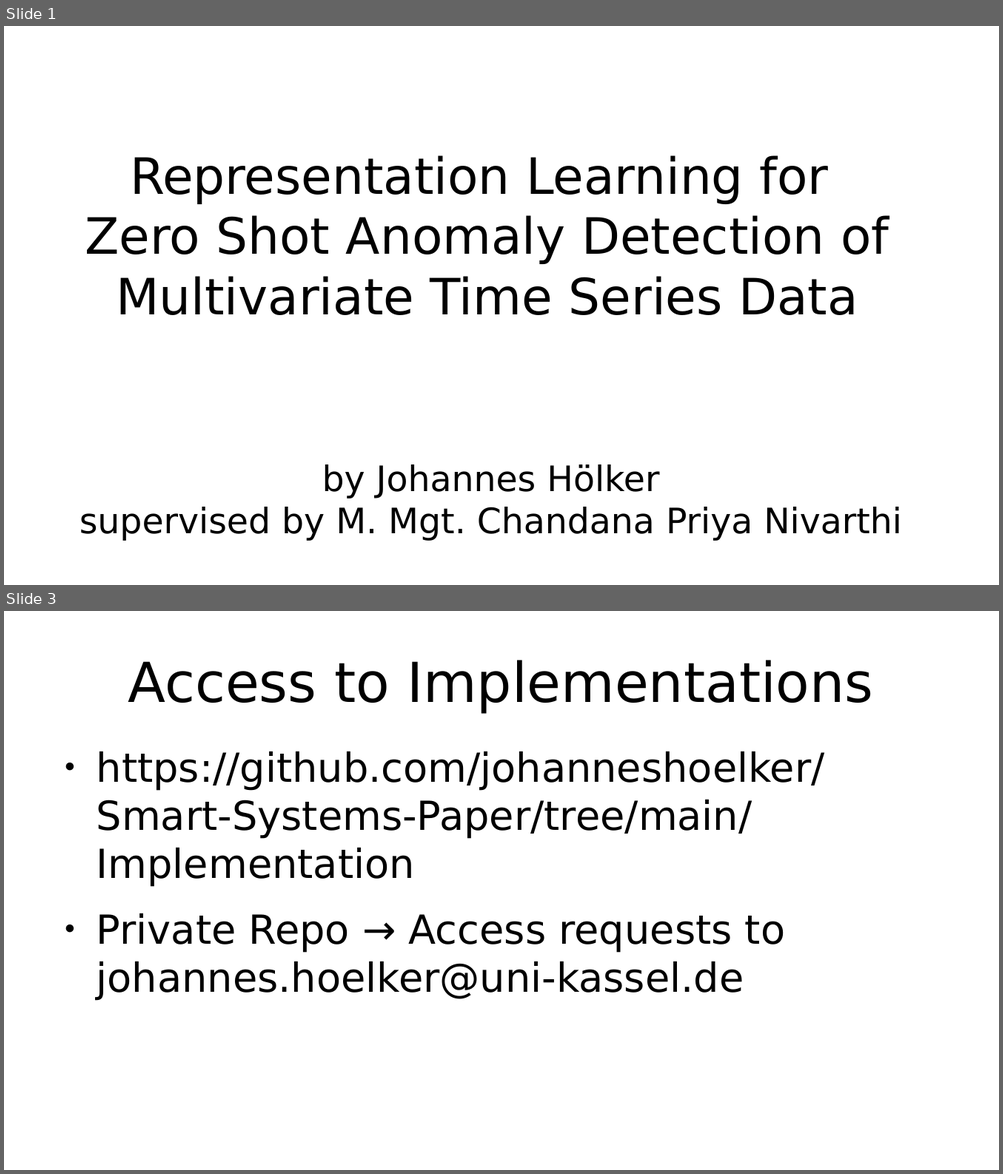
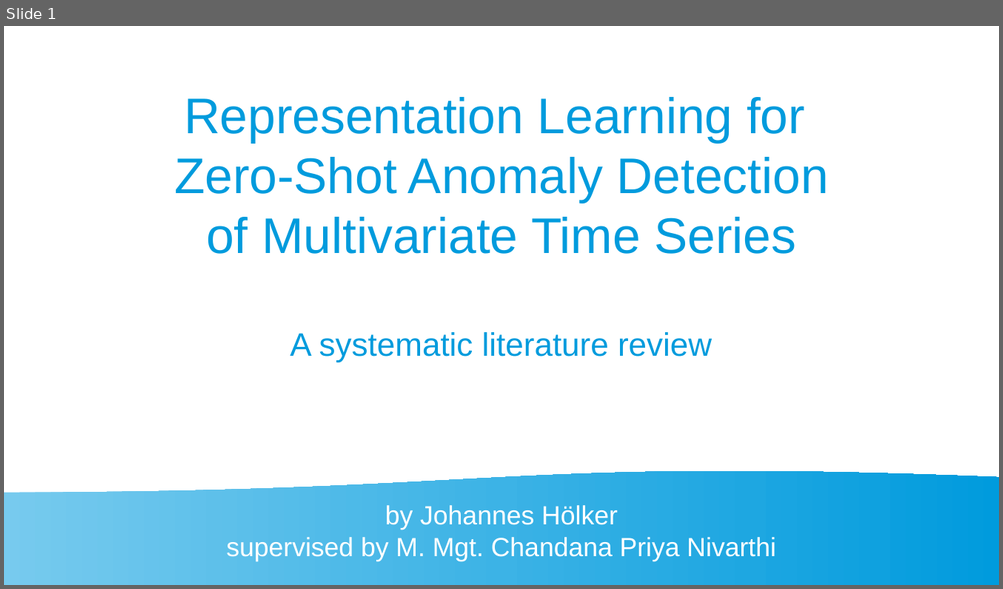
Before and after one commit to johanneshoelker/Smart-Systems-Paper, a slide deck: Presentation/Kolloq.odp. Shown one above the other, each under a label of ours: slides 1 and 3 before the commit, slide 1 after it; the slides between them are not shown. The pictures are 1003x1174 and 1003x589 pixels, drawn with LibreOffice and Linux fonts; fonts in the diff are those of the drawing. Boxes give left, top, right and bottom in pixels: in the first picture for what was removed or moved away, otherwise in the second. Text is boxed around its words. In the diff, an @@ line names an element or a change of style, - is before the commit and + after.

```diff
--- a/Presentation/Kolloq.odp
+++ b/Presentation/Kolloq.odp
@@ slide 3 removed at (x1=4, y1=611, x2=999, y2=1170), background #FFFFFF @@
@@ title removed at (x1=128, y1=660, x2=874, y2=714) @@
-Access to Implementations
@@ text removed at (x1=96, y1=751, x2=825, y2=1000) @@
-● https://github.com/johanneshoelker/Smart-Systems-Paper/tree/main/Implementation
-● Private Repo → Access requests to johannes.hoelker@uni-kassel.de
@@ slide 1 changed as well @@
@@ subtitle at (x1=174, y1=97, x2=828, y2=363): text changed; font DejaVu Sans to Arial; text colour #000000 to #009BDD @@
-Representation Learning for
-Zero Shot Anomaly Detection of Multivariate Time Series Data
+Representation Learning for
+Zero-Shot Anomaly Detection
+of Multivariate Time Series
+A systematic literature review
@@ flow chart document added at (x1=4, y1=470, x2=999, y2=585), fill gradient #77CAEE to #75C9EE to #73C9ED to #71C8ED to #6FC7ED to #6EC6ED @@
@@ title "by Johannes Hölker" moved from (x1=79, y1=465, x2=902, y2=541) to (x1=226, y1=506, x2=775, y2=562) @@
@@ title "by Johannes Hölker" at (x1=226, y1=506, x2=775, y2=562): size 28 to 21 pt, font DejaVu Sans to Arial, text colour #000000 to #FFFFFF @@
```
Also in this commit, not shown: 11 slides added, 1 other slide removed, 1 other file.
